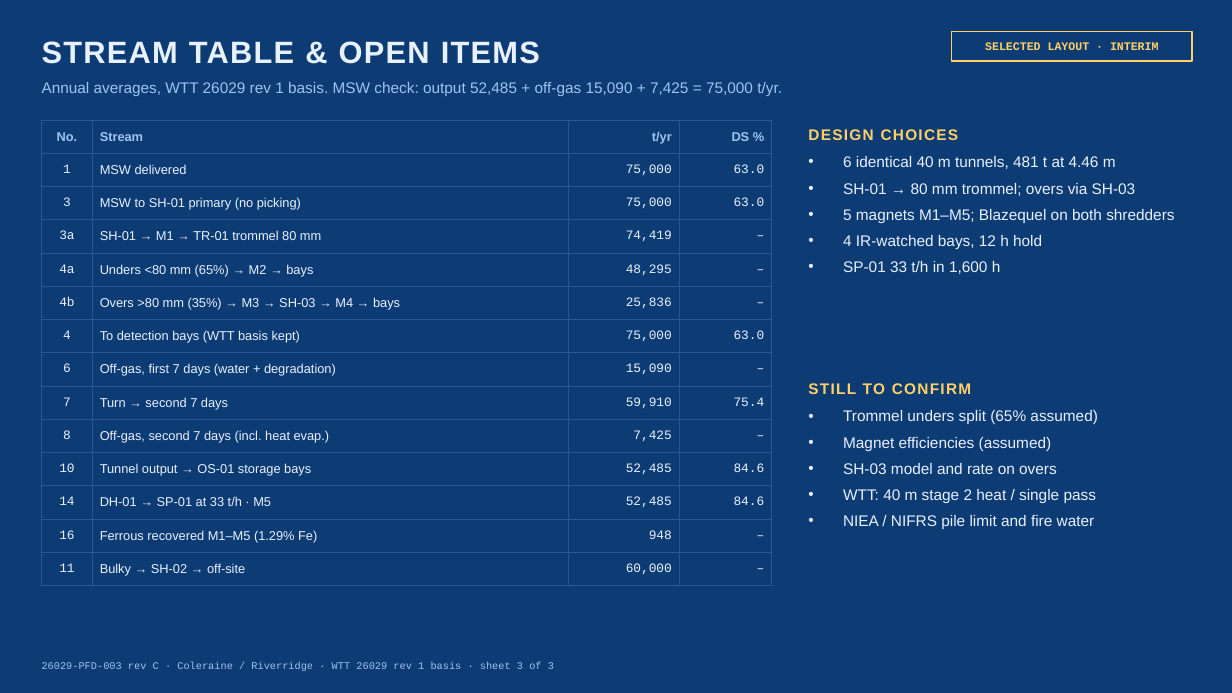
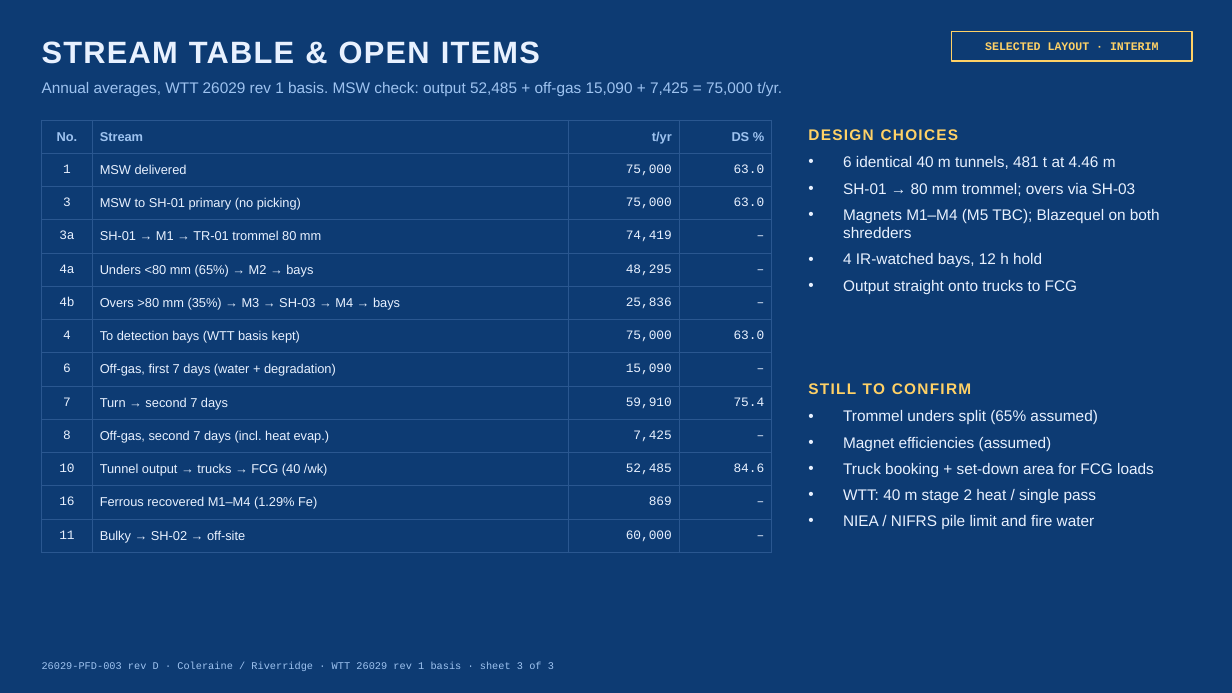
Before and after one commit to kiddr957-boop/tunnel-dashboard, a slide deck: slide 3 of Coleraine-6x40m-Tunnel-PFD.pptx. Drawn at 1232x693 pixels with LibreOffice and Linux fonts; fonts in the diff are those of the drawing. Boxes give left, top, right and bottom in pixels: in the first picture for what was removed or moved away, otherwise in the second. Text is boxed around its words. In the diff, an @@ line names an element or a change of style, - is before the commit and + after.

```diff
--- a/Coleraine-6x40m-Tunnel-PFD.pptx
+++ b/Coleraine-6x40m-Tunnel-PFD.pptx
@@ table at box(42, 120, 772, 547) @@
-row 11: 10 | Tunnel output → OS-01 storage bays | 52,485 | 84.6
-row 12: 14 | DH-01 → SP-01 at 33 t/h · M5 | 52,485 | 84.6
-row 13: 16 | Ferrous recovered M1–M5 (1.29% Fe) | 948 | –
+row 11: 10 | Tunnel output → trucks → FCG (40 /wk) | 52,485 | 84.6
+row 12: 16 | Ferrous recovered M1–M4 (1.29% Fe) | 869 | –
@@ text at box(843, 209, 1160, 238): text changed @@
-• 5 magnets M1–M5; Blazequel on both shredders
+• Magnets M1–M4 (M5 TBC); Blazequel on both shredders
@@ text at box(843, 280, 1077, 294): text changed @@
-• SP-01 33 t/h in 1,600 h
+• Output straight onto trucks to FCG
@@ text at box(843, 463, 1154, 477): text changed @@
-• SH-03 model and rate on overs
+• Truck booking + set-down area for FCG loads
@@ text at box(42, 662, 554, 671): text changed @@
-26029-PFD-003 rev C · Coleraine / Riverridge · WTT 26029 rev 1 basis · sheet 3 of 3
+26029-PFD-003 rev D · Coleraine / Riverridge · WTT 26029 rev 1 basis · sheet 3 of 3
```
Also in this commit, not shown: 2 other slides changed, 3 other files.
